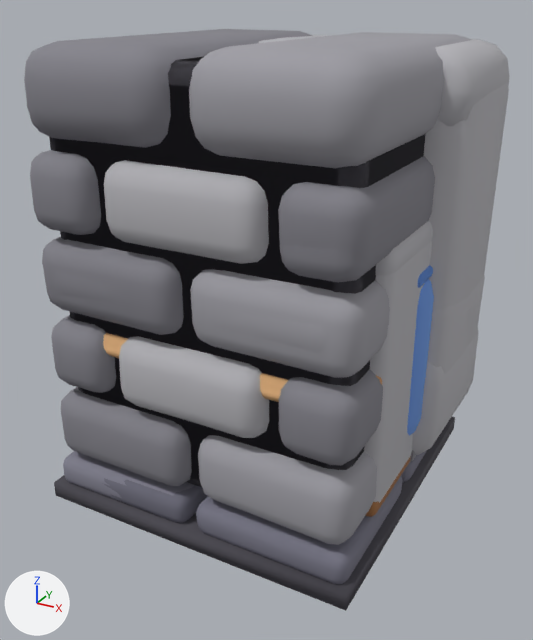
Two versions of the glTF model gdi/m/clay/office.glb, one commit apart.
The view is the same before and after, from a 50 mm camera at (1.02, -1.871, 1.317) aimed at (0.02, -0.053, 0.408). Arrows for +X, +Y and +Z are at lower left; the lights stay in place. The picture after the commit comes second. Vertices at exactly the same position are counted once.

Names of what the first picture shows: 'k_desk0', 'k_door', 'k_grout', 'k_part', 'k_table', 'k_tile0', 'k_tile1', 'k_wall0', 'k_wall1', 'k_wallT1', 'k_wallhi0', 'k_wallhi1', 'k_wallhiT0', 'k_wallhiT1', 'k_wallwin1' and 2 more.
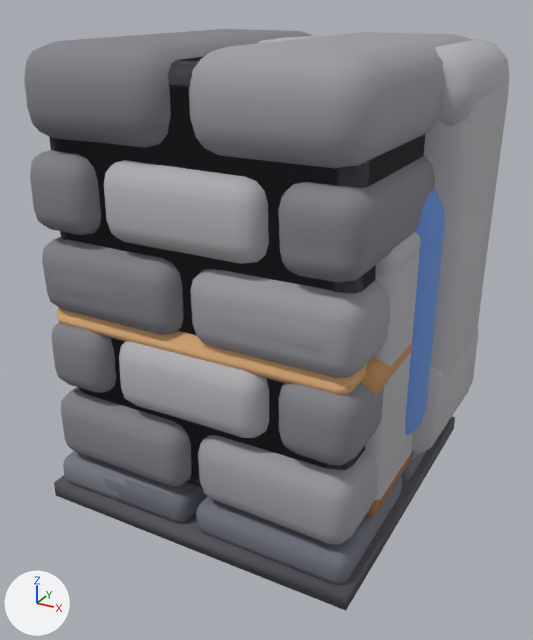
Boxes [x1, y1, x2, y2] around the edits, measured in the pictures (533 x 640 px):
'k_table', reshaped (mostly hidden before)
    before: [103, 333, 288, 402]
    after: [57, 308, 367, 395]
'k_part1', added
    after: [405, 189, 445, 436]
'k_desk0', reshaped (mostly hidden before)
    before: [376, 375, 382, 384]
    after: [361, 343, 412, 395]
part 2 of me_k_part, rebuilt (not visible afterwards)
    before: [407, 279, 434, 436]
part 3 of me_k_part, deleted (mostly hidden)
    before: [417, 265, 433, 288]
'k_wallT1', unchanged, uncovered by the edit
    before: [427, 300, 467, 375]
    after: [410, 214, 487, 462]
'k_wallhiT0', unchanged, covered by the edit
    before: [262, 37, 484, 346]
    after: [262, 37, 484, 350]

The change, as a list of edits to the scene's bpy script:
```text
Change me_k_desk0:
    used by ob_k_desk0; location = (0.0, 0.0, 0.0)
    remove me_k_desk0.from_pydata(...)  # 2117 vertices, 4126 faces; spans x -0.48..0.481, y -0.31..0.31, z 0.0..0.76
    add me_k_desk0.from_pydata(...)  # 2568 vertices, 5020 faces; spans x -0.489..0.492, y -0.371..0.368, z -0.003..0.87
    me_k_desk0 part 1: the loose piece of 96 vertices spanning x -0.48..0.481, y -0.31..0.31, z 0.38..0.45 is rebuilt with 152 vertices and now spans x -0.489..0.492, y -0.371..0.368, z 0.38..0.5
    other edits to the shape of me_k_desk0 do not show in these pictures
    remove me_k_desk0.materials.append(mat_metal)  # dark grey #595d63
    add me_k_desk0.materials.append(mat_stonel)  # grey #b6b4b9
Change me_k_part:
    used by ob_k_part; location = (0.0, 0.0, 0.0)
    remove me_k_part.from_pydata(...)  # 374 vertices, 732 faces; spans x -0.512..0.512, y -0.13..0.13, z 0.0..0.65
    add me_k_part.from_pydata(...)  # 610 vertices, 1200 faces; spans x -0.521..0.518, y -0.169..0.172, z -0.001..0.9
    me_k_part part 2: the loose piece of 96 vertices spanning x -0.512..0.512, y -0.1..0.1, z 0.08..0.641 is rebuilt with 152 vertices and now spans x -0.521..0.518, y -0.14..0.141, z 0.071..0.892
    me_k_part part 3: the loose piece of 86 vertices spanning x -0.5..0.5, y -0.09..0.09, z 0.6..0.65 is deleted
    other edits to the shape of me_k_part do not show in these pictures
Change me_k_table:
    used by ob_k_table; location = (0.0, 0.0, 0.0)
    remove me_k_table.from_pydata(...)  # 758 vertices, 1488 faces; spans x -0.459..0.46, y -0.459..0.46, z 0.0..0.51
    add me_k_table.from_pydata(...)  # 758 vertices, 1488 faces; spans x -0.461..0.46, y -0.461..0.46, z 0.0..0.57
    me_k_table part 4: 86 of 758 vertices moved; they spanned x -0.459..0.46, y -0.459..0.46, z 0.38..0.45 and now span x -0.461..0.46, y -0.461..0.46, z 0.44..0.51; mean shift (0.0, -0.001, 0.06); largest move (-0.424, -0.424, 0.45) -> (-0.426, -0.426, 0.51)
    other edits to the shape of me_k_table do not show in these pictures
Add me_k_part1:
    me_k_part1.from_pydata(...)  # 610 vertices, 1200 faces; spans x -0.52..0.52, y -0.172..0.174, z -0.001..0.899
    # faces by material slot: [780, 44, 376]
    me_k_part1.materials.append(mat_blue)  # blue #6d98e1
    me_k_part1.materials.append(mat_blued)  # blue #5984cd
    me_k_part1.materials.append(mat_feet)  # grey #a5a4a8
Add ob_k_part1:
    ob_k_part1 = bpy.data.objects.new('k_part1', me_k_part1)
    ob_k_part1.location = (0.0, 0.0, 0.0)
```
